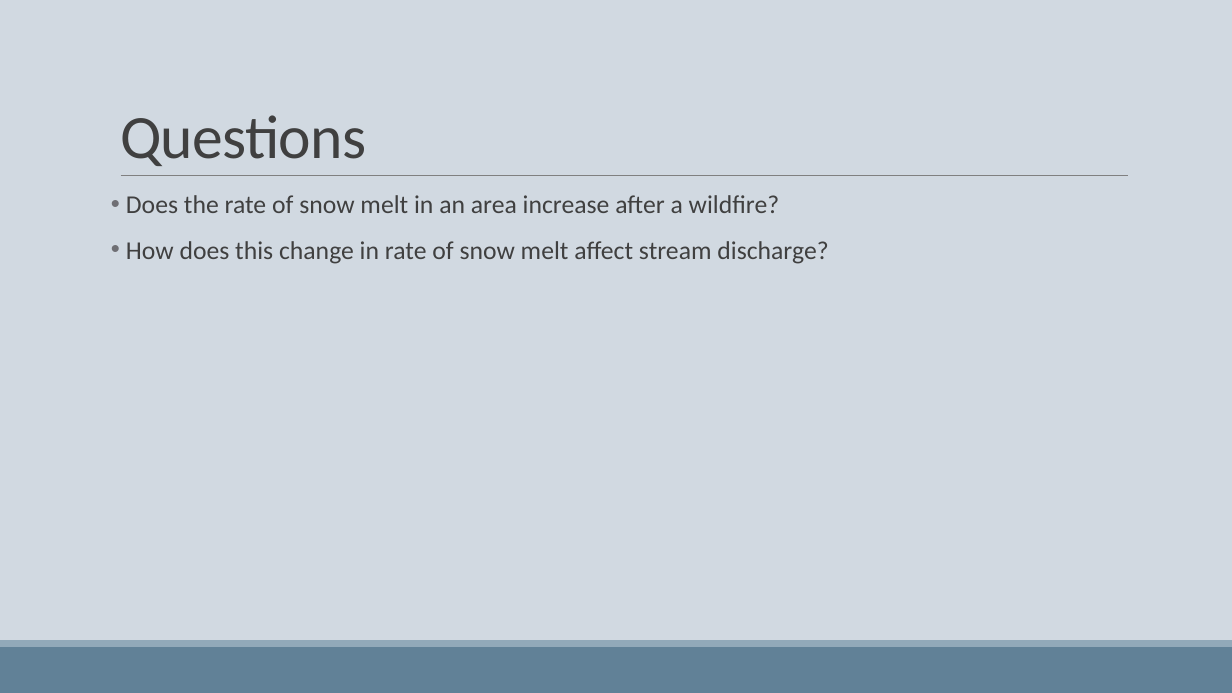
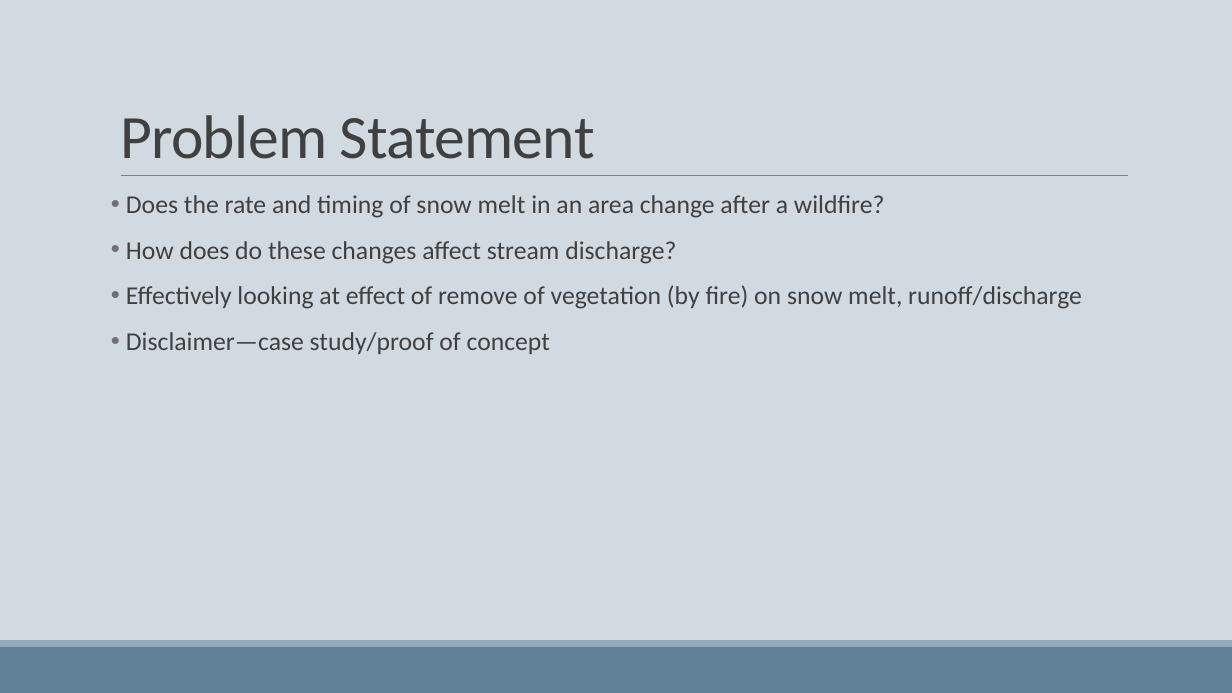
Before and after one commit to woz22/thesis, a slide deck: slide 2 of courses/geog475_pres.pptx. Drawn at 1232x693 pixels with LibreOffice and Linux fonts; fonts in the diff are those of the drawing. Boxes give left, top, right and bottom in pixels: in the first picture for what was removed or moved away, otherwise in the second. Text is boxed around its words. In the diff, an @@ line names an element or a change of style, - is before the commit and + after.

Commit message:
geog475 graphs
exported R graphs of cumulative discharge, powerpoint pres, fuels guide table templates

```diff
--- a/courses/geog475_pres.pptx
+++ b/courses/geog475_pres.pptx
@@ title at <box>120,115,595,159</box>: text changed @@
-Questions
+Problem Statement
@@ text at <box>126,195,1082,354</box>: text changed @@
-• Does the rate of snow melt in an area increase after a wildfire?
-• How does this change in rate of snow melt affect stream discharge?
+• Does the rate and timing of snow melt in an area change after a wildfire?
+• How does do these changes affect stream discharge?
+• Effectively looking at effect of remove of vegetation (by fire) on snow melt, runoff/discharge
+• Disclaimer—case study/proof of concept
```
Also in this commit, not shown: 8 other slides changed, 1 slide added, 1 slide removed, 5 other files.
